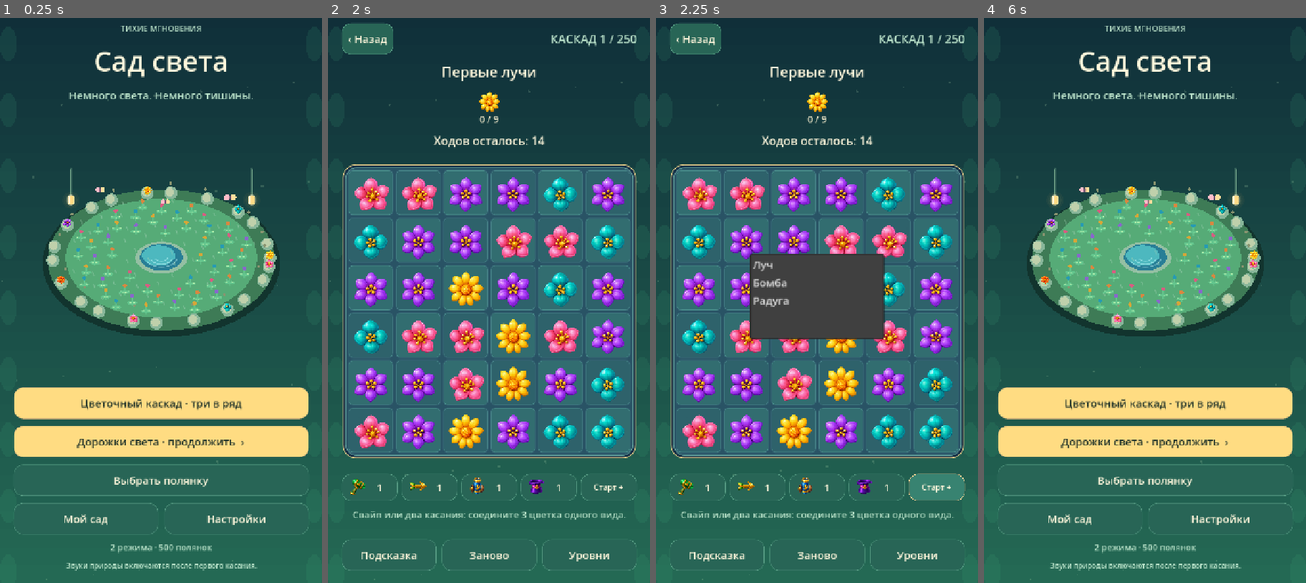
Above: before the commit, frames 1-4 (left to right).
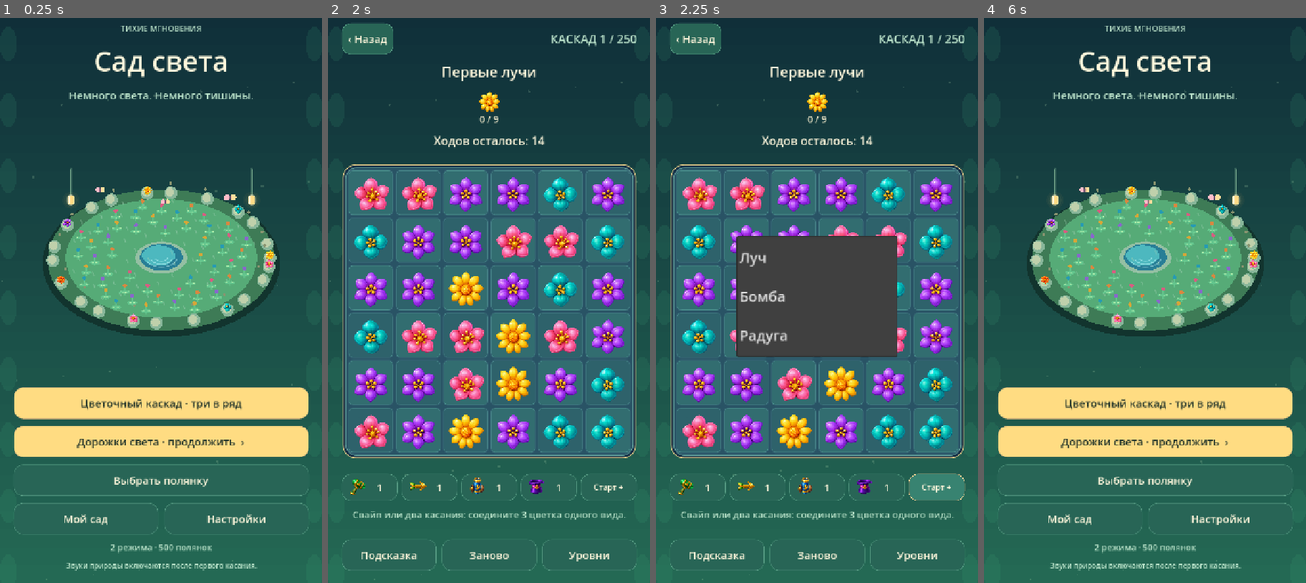
Above: after the commit, the same moments.

Repository: nodar163/garden-of-light-game
Game: Godot game, scene res://main.tscn
Same seed, same stepped clock (60 frames per second), same inputs: the game is played once before the commit and once after it. Sound files missing from this copy of the repository are replaced by a short silence.
Inputs:
- Up to frame 1 (0.25 s): no input
- Up to frame 2 (2 s): click "Цветочный каскад · три в ряд" at 0.5 s; click "Продолжить · уровень 1" at 1.25 s
- Up to frame 3 (2.25 s): click "Старт +" at 2 s
- Up to frame 4 (6 s): click "Старт +" at 2.75 s; click "Заново" at 3.5 s; click "Заново" at 4.25 s; click "Заново" at 5 s; click "‹ Назад" at 5.75 s

Frames 1-2 are identical in both runs. In frame 3, 5.0% of the frame differs, in the area x 24-75%, y 38-61%; in frame 4, nothing differs.

Commit message:
Enlarge starter picker for touch screens

Diff:
--- a/source/scripts/main.gd
+++ b/source/scripts/main.gd
@@ -606,6 +606,9 @@
 	if starter_button.disabled: return
 	var menu:=PopupMenu.new()
 	add_child(menu)
+	menu.add_theme_font_size_override("font_size",32)
+	menu.add_theme_constant_override("v_separation",42)
+	menu.min_size=Vector2i(360,270)
 	for i in 3:
 		menu.add_item(words(["Луч","Бомба","Радуга"][i],["Rocket","Bomb","Rainbow"][i]),i)
 	menu.id_pressed.connect(func(i):
@@ -613,4 +616,4 @@
 			match_view.shown=match_model.snapshot(); match_view.queue_redraw()
 			save_match(); refresh_match())
 	menu.popup_hide.connect(menu.queue_free)
-	menu.popup_centered(Vector2i(300,190))
+	menu.popup_centered(Vector2i(360,270))
--- a/source/scripts/match_rules.gd
+++ b/source/scripts/match_rules.gd
@@ -103,6 +103,7 @@
 	return rng_state % limit
 
 func setup(data: Dictionary, saved: Dictionary = {}) -> void:
+	pending_effects.clear()
 	rules_version=int(saved.get("rules_version",2 if saved.is_empty() else 1))
 	if rules_version==1:
 		var legacy=JSON.parse_string(FileAccess.get_file_as_string("res://match_levels/legacy-levels.json"))
Not shown, changed: index.html
Not shown, changed: index.pck
Not shown, changed: index.service.worker.js
